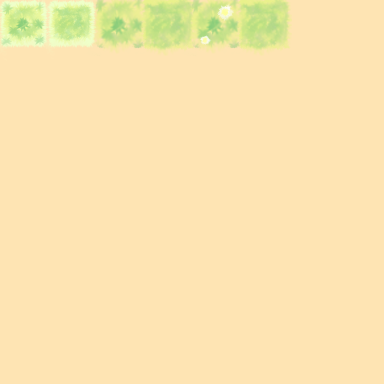
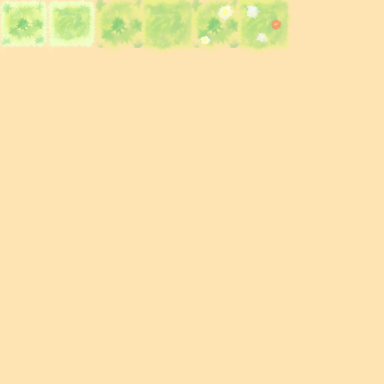
Two versions of the same layered image (384x384). Layer-by-layer changes:
added layer "Capa de pintura 6" in group "Tile6" over [245, 4, 282, 44]
